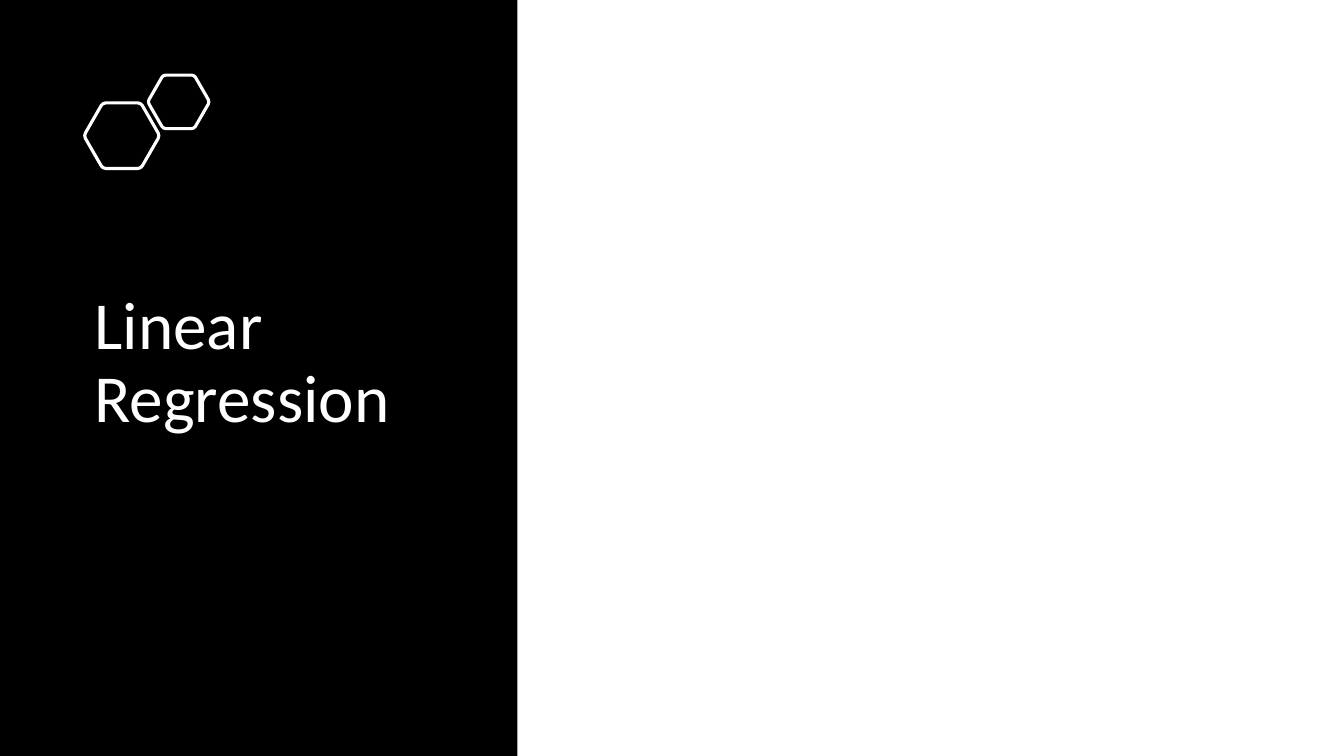
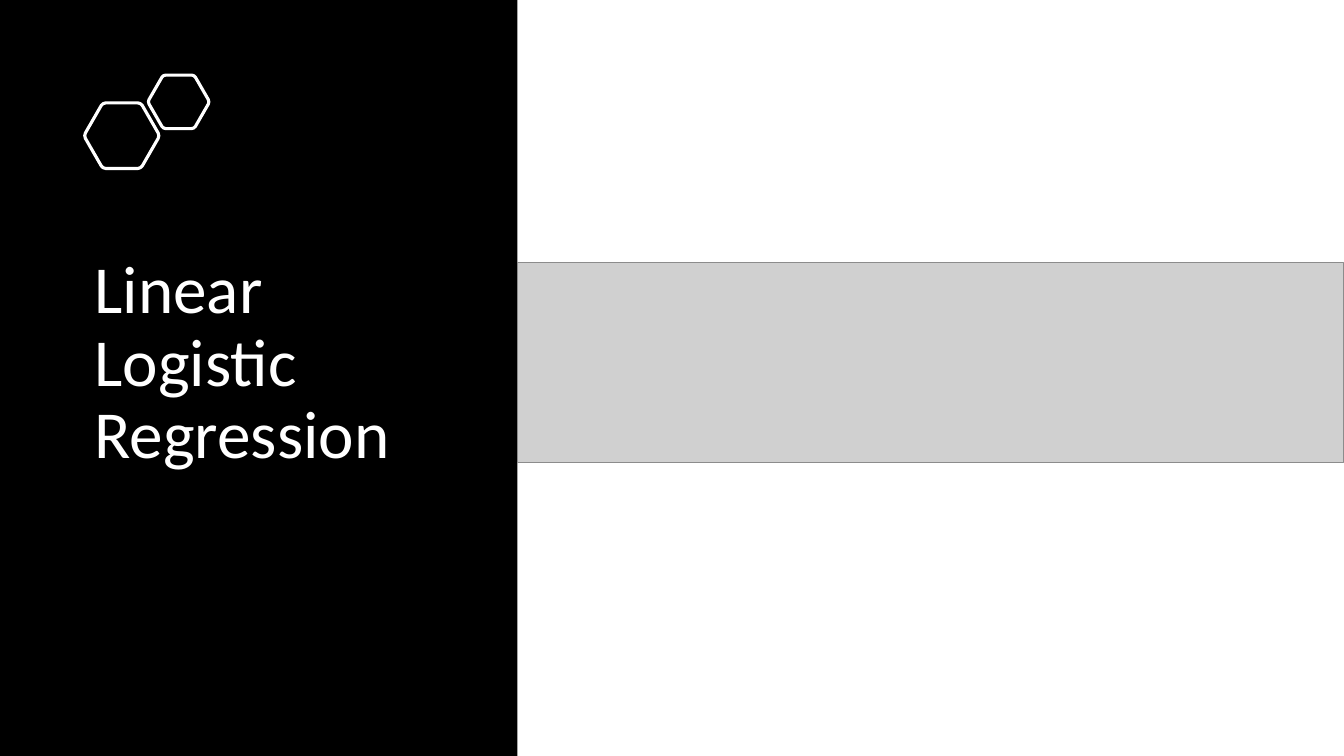
Before and after one commit to yl5741/ML-Proj, a slide deck: slide 9 of Heart Attack Analysis.pptx (slide 8 before the commit). Drawn at 1344x756 pixels with LibreOffice and Linux fonts; fonts in the diff are those of the drawing; grey boxes stand for pictures. Boxes give left, top, right and bottom in pixels: in the first picture for what was removed or moved away, otherwise in the second. Text is boxed around its words. In the diff, an @@ line names an element or a change of style, - is before the commit and + after.

```diff
--- a/Heart Attack Analysis.pptx
+++ b/Heart Attack Analysis.pptx
@@ title at box(95, 266, 390, 470): text changed @@
-Linear Regression
+Linear Logistic Regression
@@ picture added at box(517, 263, 1344, 463) @@
```
Also in this commit, not shown: 4 other slides changed, 10 slides added, 3 slides removed.
